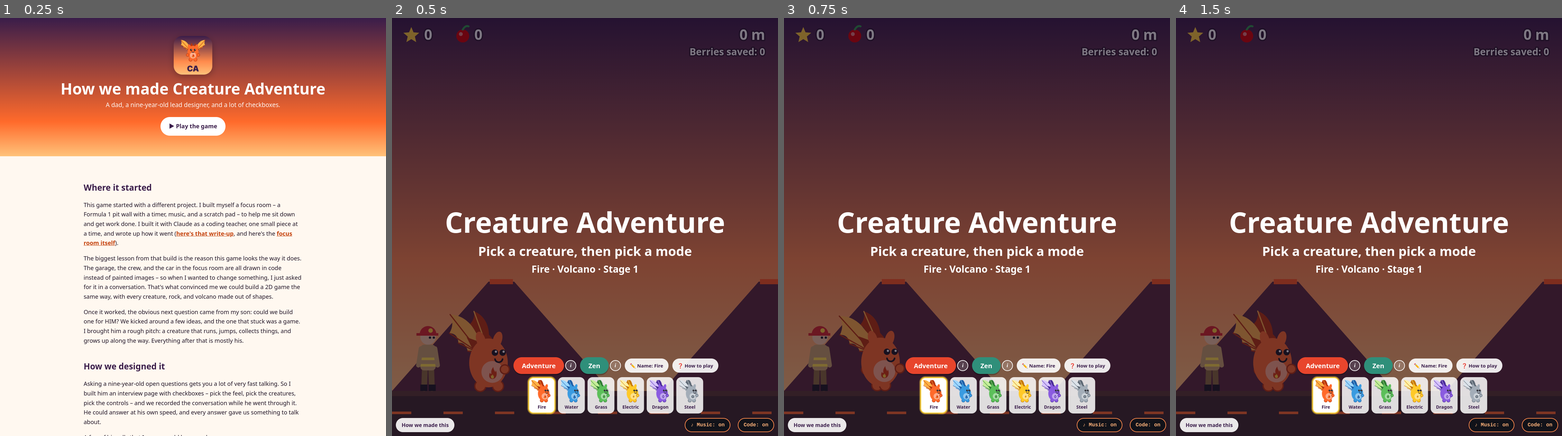
Above: before the commit, frames 1-4 (left to right).
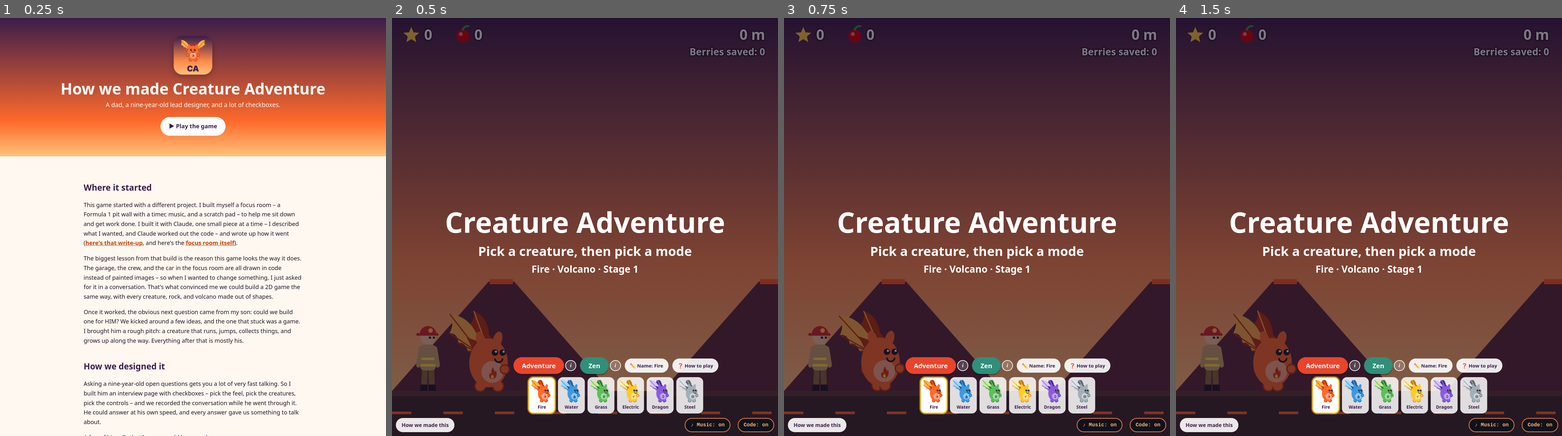
Above: after the commit, the same moments.

Repository: daynwj/creature-adventure-game
Game: browser game, page story.html
Same seed, same stepped clock (60 frames per second), same inputs: the game is played once before the commit and once after it.
Inputs:
- Up to frame 1 (0.25 s): no input
- Up to frame 2 (0.5 s): click "▶ Play the game" at 0.27 s
- Up to frame 3 (0.75 s): no input
- Up to frame 4 (1.5 s): hold Right from 1.03 s (still down); tap Space at 1.1 s

The runs differ from the first frame. In frame 1, 0.7% of the frame differs, in the area x 21-78%, y 48-55%; in frame 2, nothing differs; in frame 3, nothing differs; in frame 4, nothing differs.

Commit message:
Story: describe the end result, Claude writes the code
Co-Authored-By: Claude Opus 5.5 <noreply@anthropic.com>
Claude-Session: https://claude.ai/code/session_0189GTof9NsDtuQzS2FrMMHS

Diff:
--- a/story.html
+++ b/story.html
@@ -60,7 +60,7 @@
 <main>
 
 <h2>Where it started</h2>
-<p>This game started with a different project. I built mysel …(100 unchanged characters)… nd get work done. I built it with Claude as a coding teacher, one small piece at a time, and wrote up how it went (<a id="articl …(140 unchanged characters)…
+<p>This game started with a different project. I built mysel …(100 unchanged characters)… nd get work done. I built it with Claude, one small piece at a time – I described what I wanted, and Claude worked out the code – and wrote up how it went (<a id="articl …(140 unchanged characters)…
 <p>The biggest lesson from that build is the reason this game looks the way it does. The garage, the crew, and the car  …(271 unchanged characters)…
 <p>Once it worked, the obvious next question came from my son: could we build one for HIM? We kicked around a few ideas, and the one that stuck was a game. I brought him a rough pitch: a creature that runs, jumps, collects things, and grows up along the way. Everything after that is mostly his.</p>
 
@@ -131,7 +131,7 @@
   <li><strong>Saved on your device only.</strong> Your progress, your names, your berries and your best distance stay in your own browser. There are no accounts and nothing gets sent anywhere.</li>
 </ul>
 <p><strong>A lesson from launch day.</strong> My first try at putting it on GitHub failed: "The file is too large." Eve …(316 unchanged characters)…
-<p>I'm learning to vibe code alongside him, so we build in short sessions that each end with something that works. Claude explains the why before writing anything, and we decide together what goes in ne …(85 unchanged characters)…
+<p>I'm learning to vibe code alongside him: we tell Claude what we want the game to do, and Claude works out how to build it. We build in short sessions that each end with something that works, and we decide together what goes in ne …(85 unchanged characters)…
 
 <h2>Want to try it?</h2>
 <p>It plays on an iPad, a phone, or a computer – best on an iPad, and best turned sideways (landscape) on any of them.  …(220 unchanged characters)…
